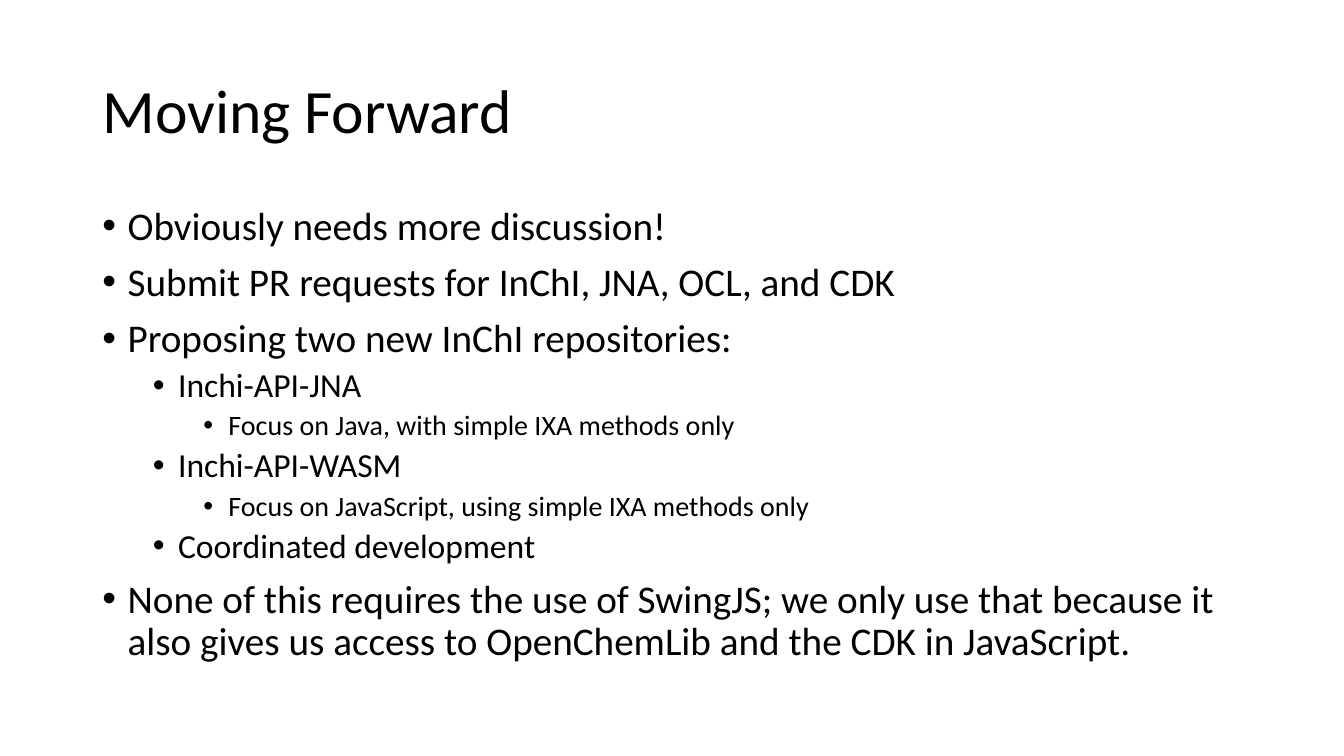
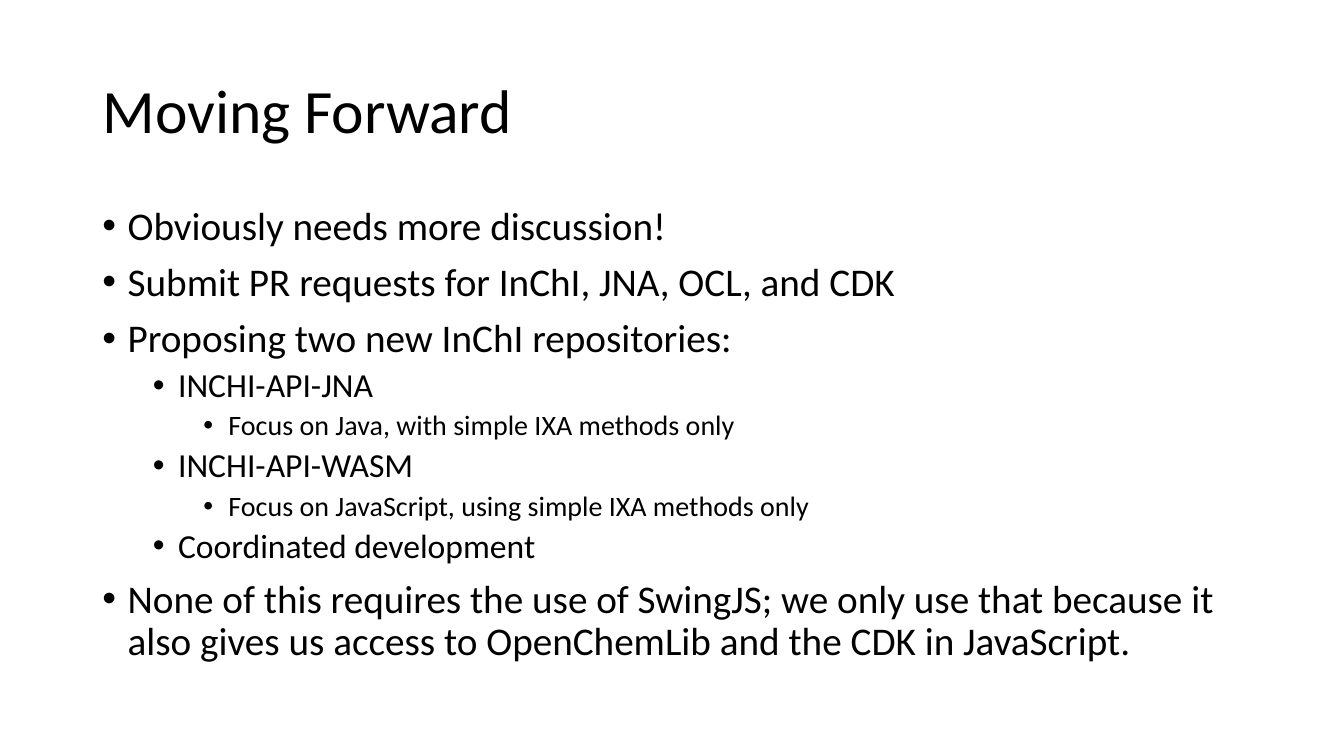
Before and after one commit to BobHanson/InChI-SwingJS, a slide deck: slide 21 of pdf/Java_JavaScript_Proposal.pptx (slide 16 before the commit). Drawn at 1344x756 pixels with LibreOffice and Linux fonts; fonts in the diff are those of the drawing. Boxes give left, top, right and bottom in pixels: in the first picture for what was removed or moved away, otherwise in the second. Text is boxed around its words. In the diff, an @@ line names an element or a change of style, - is before the commit and + after.

```diff
--- a/pdf/Java_JavaScript_Proposal.pptx
+++ b/pdf/Java_JavaScript_Proposal.pptx
@@ text at (x1=178, y1=375, x2=373, y2=398): text changed @@
-  • Inchi-API-JNA
+  • INCHI-API-JNA
@@ text at (x1=178, y1=455, x2=413, y2=478): text changed @@
-  • Inchi-API-WASM
+  • INCHI-API-WASM
```
Also in this commit, not shown: 6 other slides changed, 8 slides added, 3 slides removed, 1 other file.
